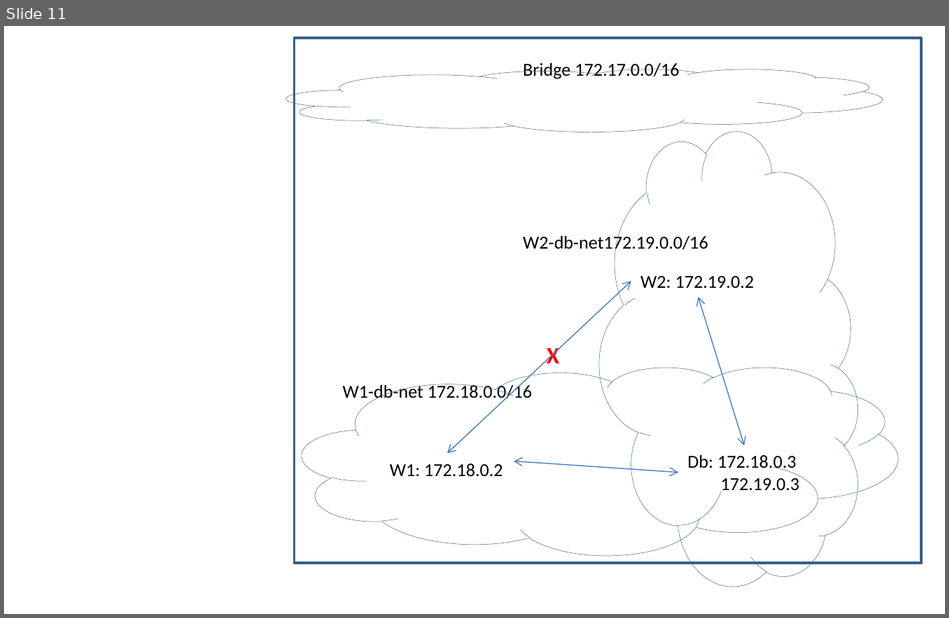
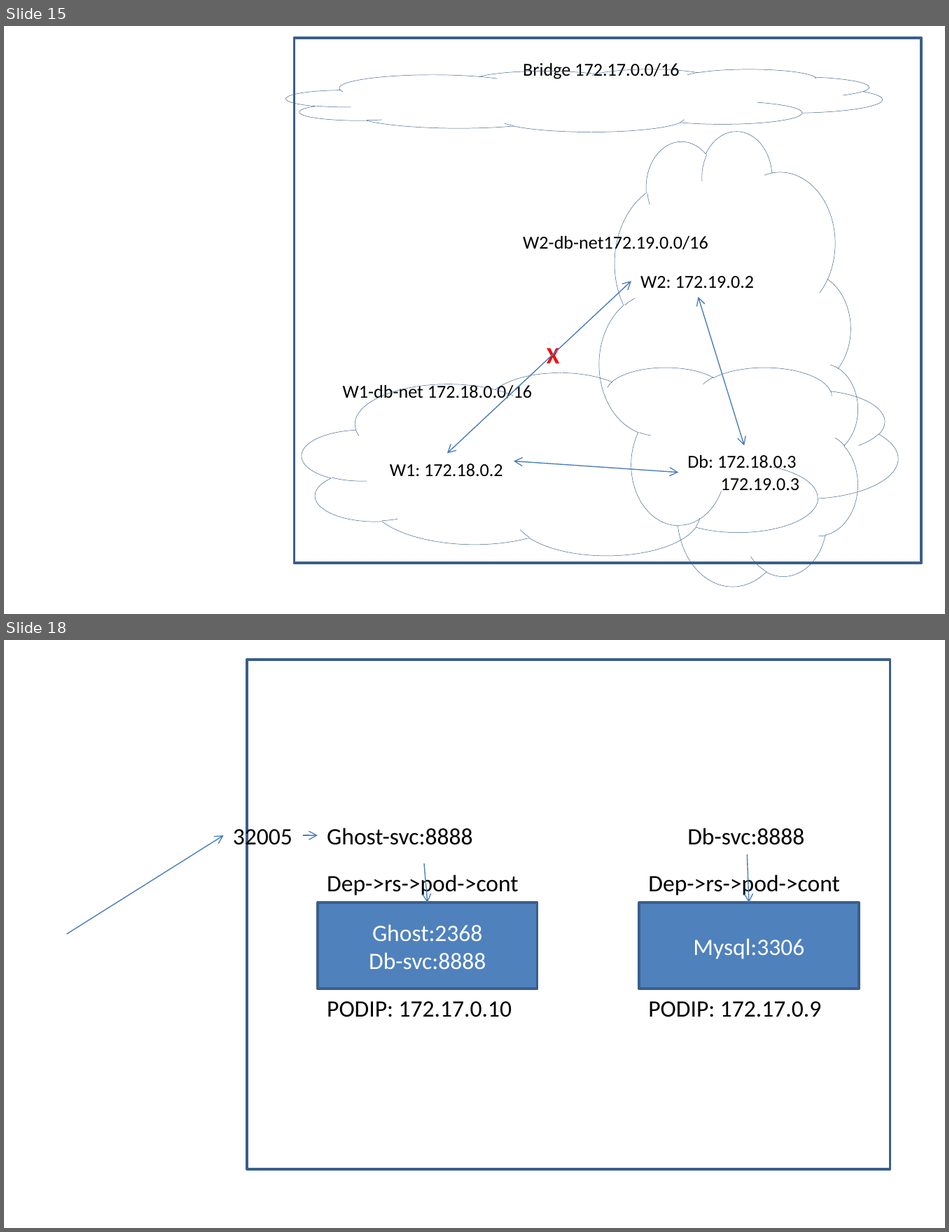
Before and after one commit to AdityaSP/ora-jul29-dock-kube, a slide deck: rough-diag.pptx. Shown one above the other, each under a label of ours: slide 11 before the commit, slides 15 and 18 after it; the slides between them are not shown. The pictures are 949x618 and 949x1232 pixels, drawn with LibreOffice and Linux fonts; fonts in the diff are those of the drawing. Boxes give left, top, right and bottom in pixels: in the first picture for what was removed or moved away, otherwise in the second. Text is boxed around its words. In the diff, an @@ line names an element or a change of style, - is before the commit and + after.

```diff
--- a/rough-diag.pptx
+++ b/rough-diag.pptx
@@ slide 18 added at (4, 640, 945, 1228), background #FFFFFF @@
@@ rectangle added at (247, 660, 890, 1170), outline #3A5F8C 2 pt @@
@@ text added at (233, 825, 292, 850), 18 pt, text #000000 @@
+32005
@@ text added at (327, 828, 472, 845), 18 pt, text #000000 @@
+Ghost-svc:8888
@@ text added at (687, 828, 804, 845), 18 pt, text #000000 @@
+Db-svc:8888
@@ arrow added from (67, 933) to (223, 836), #4B7EBC 0.75 pt @@
@@ arrow added from (303, 836) to (318, 836), #4B7EBC 0.75 pt @@
@@ arrow added from (423, 864) to (428, 902), #4B7EBC 0.75 pt @@
@@ arrow added from (747, 854) to (749, 902), #4B7EBC 0.75 pt @@
@@ text added at (327, 872, 518, 897), 18 pt, text #000000 @@
+Dep->rs->pod->cont
@@ text added at (648, 872, 839, 897), 18 pt, text #000000 @@
+Dep->rs->pod->cont
@@ rectangle added at (318, 902, 537, 989), fill #4F81BD, outline #3A5F8C 2 pt, 18 pt, text #FFFFFF @@
+Ghost:2368
+Db-svc:8888
@@ rectangle added at (639, 902, 858, 989), fill #4F81BD, outline #3A5F8C 2 pt, 18 pt, text #FFFFFF @@
+Mysql:3306
@@ text added at (327, 1001, 511, 1017), 18 pt, text #000000 @@
+PODIP: 172.17.0.10
@@ text added at (648, 1001, 821, 1017), 18 pt, text #000000 @@
+PODIP: 172.17.0.9
@@ what was slide 11 is now slide 15 @@
```
Also in this commit, not shown: 10 other slides added, 1 slide removed.
